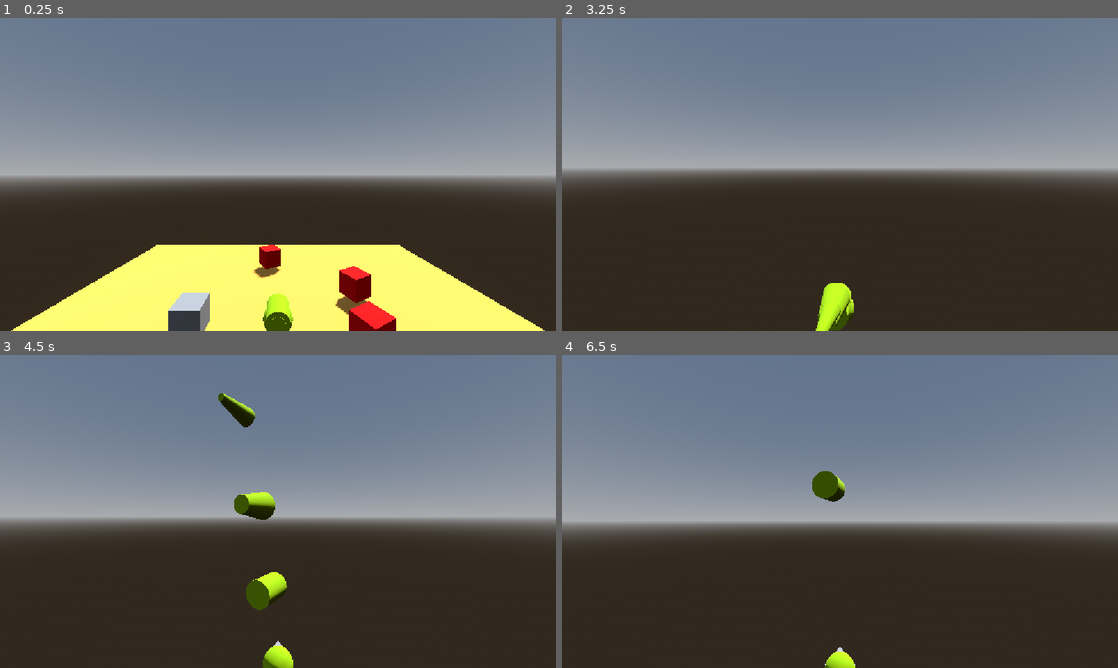
Above: before the commit, frames 1-4 (two rows, left to right).
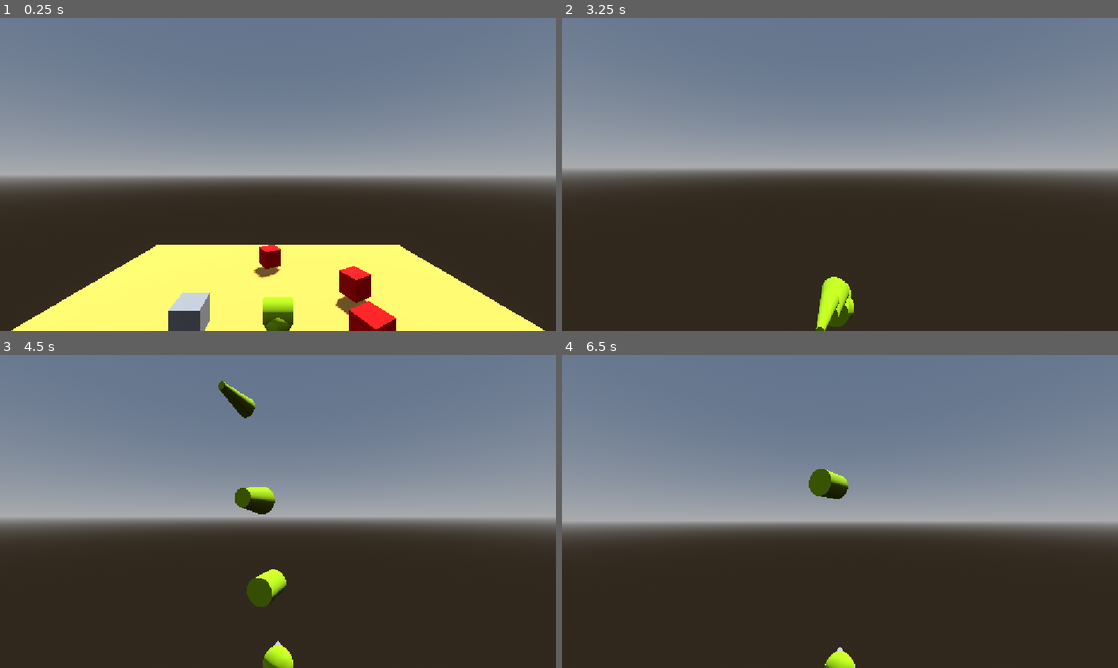
Above: after the commit, the same moments.

Repository: Remago624/3D_Snake_Game
Game: Godot game, scene res://scenes/world.tscn
Same seed, same stepped clock (60 frames per second), same inputs: the game is played once before the commit and once after it.
Inputs (mouse positions are in pixels of both pictures, inside the frame that each line leads up to):
- Up to frame 1 (0.25 s): no input
- Up to frame 2 (3.25 s): tap Enter (ui_accept) at 0.5, 0.77, 1.52, 3.02 s; move the mouse to (867, 174) at 0.52 s; hold W (forward) from 0.53 s (still down); tap Alt at 0.6, 2.1 s; move the mouse to (812, 174) at 1.27 s; tap Shift at 1.35, 2.85 s; move the mouse to (851, 168) at 2.02 s; move the mouse to (834, 180) at 2.77 s
- Up to frame 3 (4.5 s): keep holding W (forward); move the mouse to (316, 514) at 3.52 s; tap Alt at 3.6 s; tap Enter (ui_accept) at 3.77 s; move the mouse to (233, 508) at 4.27 s; tap Shift at 4.35 s
- Up to frame 4 (6.5 s): tap Enter (ui_accept) at 4.52, 6.02 s; move the mouse to (845, 511) at 5.02 s; tap Alt at 5.1 s; move the mouse to (817, 505) at 5.77 s; release W (forward) at 5.78 s; hold D (right) from 5.78 s (still down); tap Shift at 5.85 s

The runs differ from the first frame. In frame 1, 0.3% of the frame differs, in the area x 47-53%, y 87-100%; in frame 2, 0.4%; in frame 3, 1.2%, in the area x 39-52%, y 8-82%; in frame 4, 0.3%.

Commit message:
Polishing the movements

Diff:
--- a/project.godot
+++ b/project.godot
@@ -29,6 +29,7 @@
 forward={
 "deadzone": 0.2,
 "events": [Object(InputEventKey,"resource_local_to_scene":false,"resource_name":"","device":-1,"window_id":0,"alt_press …(192 unchanged characters)…
+, Object(InputEventKey,"resource_local_to_scene":false,"resource_name":"","device":-1,"window_id":0,"alt_pressed":false,"shift_pressed":false,"ctrl_pressed":false,"meta_pressed":false,"pressed":false,"keycode":0,"physical_keycode":4194308,"key_label":0,"unicode":0,"location":0,"echo":false,"script":null)
 ]
 }
 backward={
--- a/scripts/snake script.gd
+++ b/scripts/snake script.gd
@@ -13,7 +13,7 @@
 
 var tails: Array[Node3D] = []
 const segment_distance = 0.5
-const follow_smooth = 15.0
+const follow_smooth = 60.0
 
 var postion_history = []
 const history_spacing = 0.05
@@ -81,11 +81,12 @@
 		var history_index = int((i + 1) * segment_distance / history_spacing)
 		if history_index >= postion_history.size():
 			history_index = postion_history.size() - 1
+			print("bugdfs")
 		if history_index < 0:
 			continue
 		var target_position = postion_history[history_index]
 		tail.global_position = tail.global_position.lerp(target_position, delta * follow_smooth)
-		var look_index = maxi(history_index -1, 0)
+		var look_index = maxi(history_index -5, 0)
 		var look_target = postion_history[look_index]
 
 		if tail.global_position.distance_to(look_target) > 0.0000000001:
